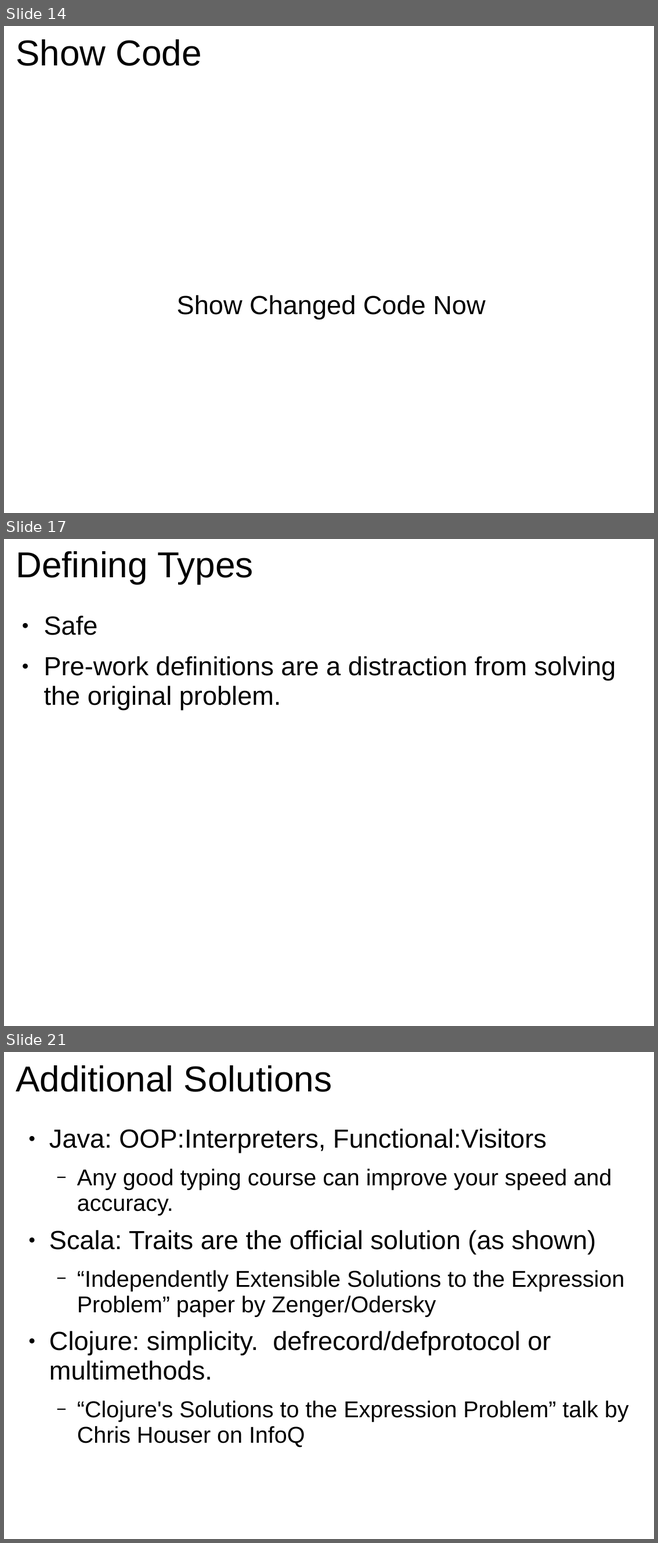
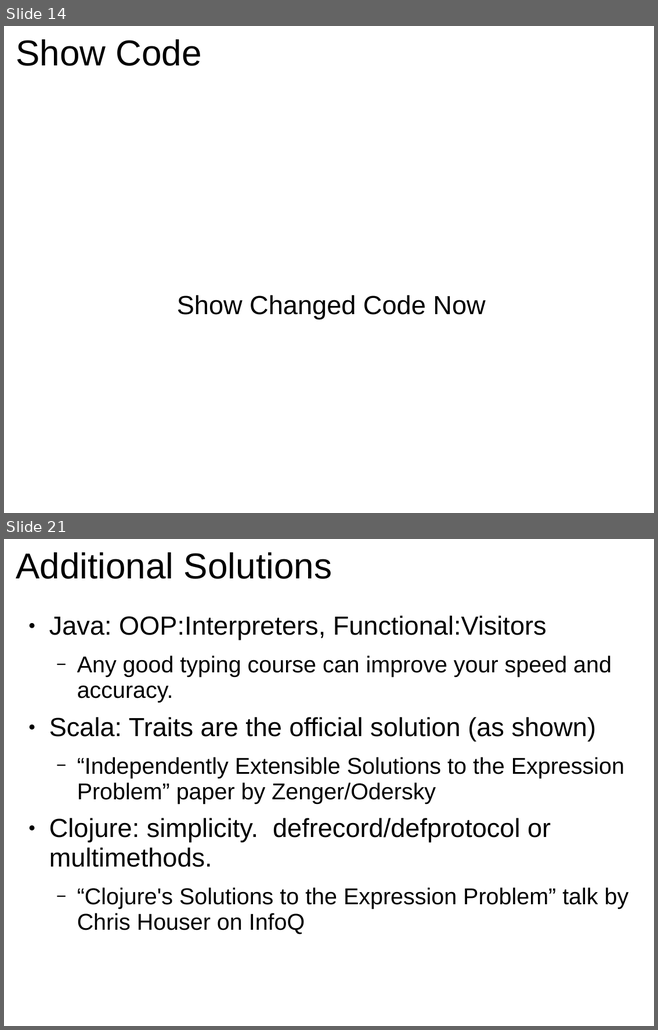
Before and after one commit to GlenKPeterson/refactJavaScalaCloj, a slide deck: refactJavaScalaCloj.ppt. Shown one above the other, each under a label of ours: slides 14, 17 and 21 before the commit, slides 14 and 21 after it; the slides between them are not shown. The pictures are 658x1543 and 658x1030 pixels, drawn with LibreOffice and Linux fonts; fonts in the diff are those of the drawing. Boxes give left, top, right and bottom in pixels: in the first picture for what was removed or moved away, otherwise in the second. Text is boxed around its words. In the diff, an @@ line names an element or a change of style, - is before the commit and + after.

```diff
--- a/refactJavaScalaCloj.ppt
+++ b/refactJavaScalaCloj.ppt
@@ slide 17 removed at [4,539,654,1026], background #FFFFFF @@
@@ title removed at [16,551,253,584] @@
-Defining Types
@@ text removed at [44,616,616,710] @@
-● Safe
-● Pre-work definitions are a distraction from solving the original problem.
```
Also in this commit, not shown: 6 slides changed, 1 slide added, 1 other file.
